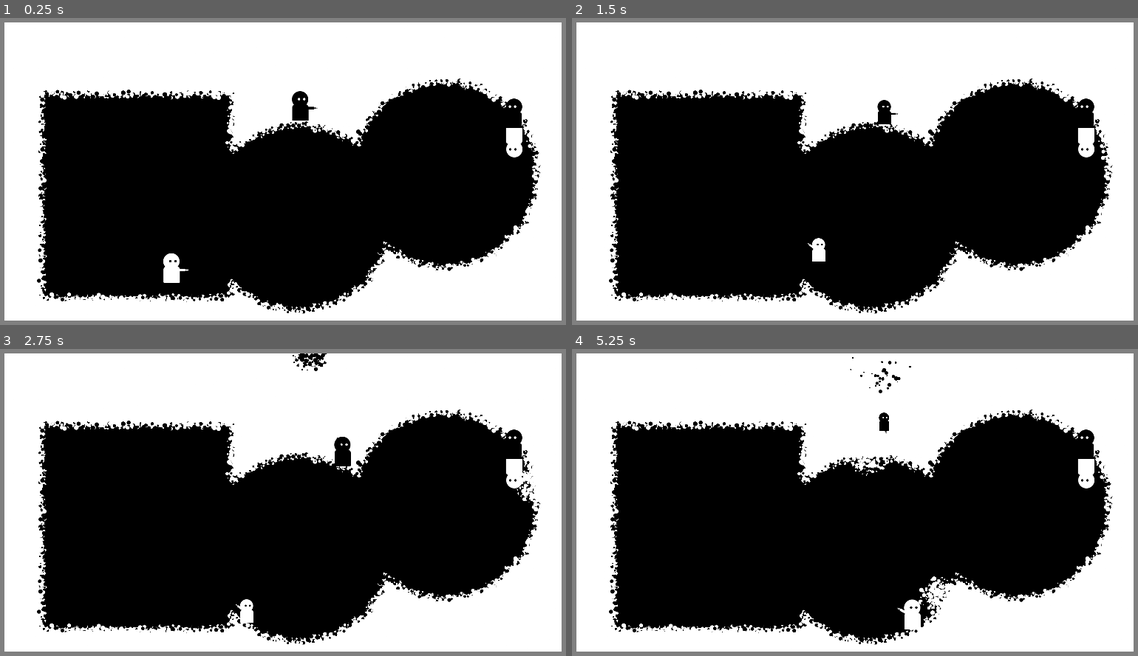
Above: before the commit, frames 1-4 (two rows, left to right).
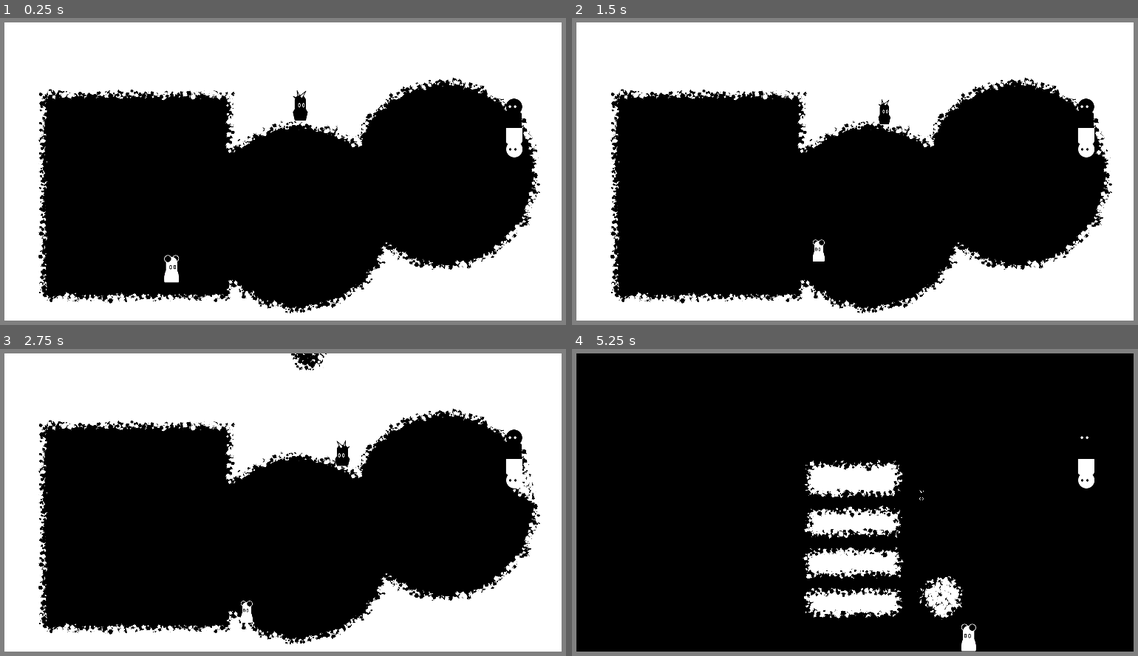
Above: after the commit, the same moments.

Repository: RobotRamen/margin
Game: Godot game, scene res://level_0.tscn
Same seed, same stepped clock (60 frames per second), same inputs: the game is played once before the commit and once after it. This scene is started directly instead of the project's main scene.
Inputs (mouse positions are in pixels of both pictures, inside the frame that each line leads up to):
- Up to frame 1 (0.25 s): no input
- Up to frame 2 (1.5 s): move the mouse to (985, 156) at 0.52 s; hold D (right_0) from 0.53 s (still down); tap Ctrl (restore_0) at 0.6 s; click (985, 156) at 0.67 s; tap Space (jump_0) at 0.77 s; move the mouse to (736, 186) at 1.27 s; tap E (switch) at 1.35 s; click (736, 186) at 1.42 s
- Up to frame 3 (2.75 s): tap Space (jump_0) at 1.52 s; move the mouse to (339, 428) at 2.02 s; release D (right_0) at 2.03 s; hold A (left_0) from 2.03 s (still down); tap Ctrl (restore_0) at 2.1 s; click (339, 428) at 2.17 s
- Up to frame 4 (5.25 s): move the mouse to (826, 570) at 2.77 s; release A (left_0) at 2.78 s; hold D (right_0) 2.78-4.28 s; tap E (switch) at 2.85, 4.35 s; click (826, 570) at 2.92 s; tap Space (jump_0) at 3.02, 3.77, 4.52 s; move the mouse to (1030, 551) at 3.52 s; tap Ctrl (restore_0) at 3.6, 5.1 s; click (1030, 551) at 3.67 s; tap L (restart, bound only after the commit) at 4.15 s; move the mouse to (679, 453) at 4.27 s; hold A (left_0) 4.28-5.03 s; click (679, 453) at 4.42 s; move the mouse to (883, 502) at 5.02 s; hold D (right_0) from 5.03 s (still down); click (883, 502) at 5.17 s

The runs differ from the first frame. In frame 1, 3.5% of the frame differs, in the area x 6-96%, y 19-97%; in frame 2, 3.4%; in frame 3, 3.7%; in frame 4, 51%, in the area x 0-100%, y 1-99%.
Error after the commit: Cannot call method 'queue_free' on a null value. (res://game_master.gd:46)

Commit message:
sprites galore

Diff:
--- a/black_character.tscn
+++ b/black_character.tscn
@@ -1,10 +1,135 @@
-[gd_scene load_steps=7 format=3 uid="uid://ifcwoqitdrfq"]
+[gd_scene load_steps=25 format=3 uid="uid://ifcwoqitdrfq"]
 
-[ext_resource type="Texture2D" uid="uid://enohvkaq7lav" path="res://sprites/black_character.png" id="1_7k157"]
 [ext_resource type="Script" path="res://character.gd" id="1_ua88i"]
 [ext_resource type="PackedScene" uid="uid://c27uvkw2iydq7" path="res://black_restore.tscn" id="2_chcwf"]
 [ext_resource type="PackedScene" uid="uid://ciuyd6yrfjx1r" path="res://black_bullet.tscn" id="3_0drrl"]
 [ext_resource type="Texture2D" uid="uid://bycbehdgiewfb" path="res://sprites/black_gun.png" id="3_v2tkx"]
+[ext_resource type="Texture2D" uid="uid://dyfpcurwuqi8b" path="res://sprites/kiki_walk_sprite_sheet_v1.png" id="4_hhjog"]
+[ext_resource type="Texture2D" uid="uid://c2h8mx7ljaxbg" path="res://sprites/kiki walk v2.png" id="5_01mhd"]
+[ext_resource type="Texture2D" uid="uid://4ut3auh1u6rv" path="res://sprites/kiki jump.png" id="5_7w3n5"]
+
+[sub_resource type="AtlasTexture" id="AtlasTexture_h3cao"]
+atlas = ExtResource("4_hhjog")
+region = Rect2(0, 0, 51, 101)
+
+[sub_resource type="AtlasTexture" id="AtlasTexture_ngm8o"]
+atlas = ExtResource("5_7w3n5")
+region = Rect2(0, 0, 50, 101)
+
+[sub_resource type="AtlasTexture" id="AtlasTexture_c26k6"]
+atlas = ExtResource("5_7w3n5")
+region = Rect2(50, 0, 50, 101)
+
+[sub_resource type="AtlasTexture" id="AtlasTexture_tv5kw"]
+atlas = ExtResource("5_7w3n5")
+region = Rect2(100, 0, 50, 101)
+
+[sub_resource type="AtlasTexture" id="AtlasTexture_2wolx"]
+atlas = ExtResource("5_7w3n5")
+region = Rect2(150, 0, 50, 101)
+
+[sub_resource type="AtlasTexture" id="AtlasTexture_35hj6"]
+atlas = ExtResource("5_01mhd")
+region = Rect2(0, 0, 50, 101)
+
+[sub_resource type="AtlasTexture" id="AtlasTexture_5mn3w"]
+atlas = ExtResource("5_01mhd")
+region = Rect2(50, 0, 50, 101)
+
+[sub_resource type="AtlasTexture" id="AtlasTexture_cvfu6"]
+atlas = ExtResource("5_01mhd")
+region = Rect2(100, 0, 50, 101)
+
+[sub_resource type="AtlasTexture" id="AtlasTexture_n0eig"]
+atlas = ExtResource("5_01mhd")
+region = Rect2(150, 0, 50, 101)
+
+[sub_resource type="AtlasTexture" id="AtlasTexture_tk7kg"]
+atlas = ExtResource("5_01mhd")
+region = Rect2(200, 0, 50, 101)
+
+[sub_resource type="AtlasTexture" id="AtlasTexture_nfhcs"]
+atlas = ExtResource("5_01mhd")
+region = Rect2(250, 0, 50, 101)
+
+[sub_resource type="AtlasTexture" id="AtlasTexture_lrete"]
+atlas = ExtResource("5_01mhd")
+region = Rect2(300, 0, 50, 101)
+
+[sub_resource type="AtlasTexture" id="AtlasTexture_qv27j"]
+atlas = ExtResource("5_01mhd")
+region = Rect2(350, 0, 50, 101)
+
+[sub_resource type="AtlasTexture" id="AtlasTexture_nkj1k"]
+atlas = ExtResource("5_01mhd")
+region = Rect2(400, 0, 50, 101)
+
+[sub_resource type="AtlasTexture" id="AtlasTexture_2fa02"]
+atlas = ExtResource("5_01mhd")
+region = Rect2(450, 0, 50, 101)
+
+[sub_resource type="SpriteFrames" id="SpriteFrames_u4axg"]
+animations = [{
+"frames": [{
+"duration": 1.0,
+"texture": SubResource("AtlasTexture_h3cao")
+}],
+"loop": true,
+"name": &"Idle",
+"speed": 5.0
+}, {
+"frames": [{
+"duration": 1.0,
+"texture": SubResource("AtlasTexture_ngm8o")
+}, {
+"duration": 1.0,
+"texture": SubResource("AtlasTexture_c26k6")
+}, {
+"duration": 1.0,
+"texture": SubResource("AtlasTexture_tv5kw")
+}, {
+"duration": 1.0,
+"texture": SubResource("AtlasTexture_2wolx")
+}],
+"loop": true,
+"name": &"Jump",
+"speed": 15.0
+}, {
+"frames": [{
+"duration": 1.0,
+"texture": SubResource("AtlasTexture_35hj6")
+}, {
+"duration": 1.0,
+"texture": SubResource("AtlasTexture_5mn3w")
+}, {
+"duration": 1.0,
+"texture": SubResource("AtlasTexture_cvfu6")
+}, {
+"duration": 1.0,
+"texture": SubResource("AtlasTexture_n0eig")
+}, {
+"duration": 1.0,
+"texture": SubResource("AtlasTexture_tk7kg")
+}, {
+"duration": 1.0,
+"texture": SubResource("AtlasTexture_nfhcs")
+}, {
+"duration": 1.0,
+"texture": SubResource("AtlasTexture_lrete")
+}, {
+"duration": 1.0,
+"texture": SubResource("AtlasTexture_qv27j")
+}, {
+"duration": 1.0,
+"texture": SubResource("AtlasTexture_nkj1k")
+}, {
+"duration": 1.0,
+"texture": SubResource("AtlasTexture_2fa02")
+}],
+"loop": true,
+"name": &"Walk",
+"speed": 20.0
+}]
 
 [sub_resource type="CapsuleShape2D" id="CapsuleShape2D_hjqet"]
 radius = 25.0
@@ -21,15 +146,18 @@
 restore_scene = ExtResource("2_chcwf")
 bullet_scene = ExtResource("3_0drrl")
 
-[node name="Sprite2D" type="Sprite2D" parent="."]
+[node name="AnimatedSprite2D" type="AnimatedSprite2D" parent="."]
 position = Vector2(0, -50)
-texture = ExtResource("1_7k157")
+sprite_frames = SubResource("SpriteFrames_u4axg")
+animation = &"Jump"
 
 [node name="CollisionShape2D" type="CollisionShape2D" parent="."]
+visible = false
 position = Vector2(0, -48)
 shape = SubResource("CapsuleShape2D_hjqet")
 
 [node name="gun" type="Sprite2D" parent="."]
+visible = false
 position = Vector2(0, -41)
 texture = ExtResource("3_v2tkx")
 offset = Vector2(30, 0)
@@ -47,3 +175,11 @@
 
 [node name="switch sound" type="AudioStreamPlayer" parent="."]
 max_polyphony = 100
+
+[node name="ColorRect" type="ColorRect" parent="."]
+visible = false
+z_index = -3
+offset_left = -68.0
+offset_top = -149.0
+offset_right = 72.0
+offset_bottom = 39.0
--- a/black_restore.gd
+++ b/black_restore.gd
@@ -1,5 +1,5 @@
 extends Area2D
-
+@onready var sprite_2d = $Sprite2D
 @onready var black_character = $"../blackCharacter"
 const final_speed = 1000
 var speed = 1
@@ -7,6 +7,7 @@
 func _ready():
 	var initial_direction = Vector2(randf_range(-1,1), randf_range(-1,1)).normalized()
 	direction = initial_direction
+	sprite_2d.rotation = randf_range(0, 10)
 
 func _physics_process(delta):
 	var direction_to_character : Vector2 = (black_character.position + Vector2(0,-50)*black_character.scale.x) - position
@@ -14,6 +15,7 @@
 	direction = ((direction_to_character + direction*3)/4).normalized()
 	speed = (speed*4 + final_speed)/5
 	position += direction * delta * speed
+	sprite_2d.rotation = randf_range(0, 10)
 
 	if get_overlapping_bodies():
 		black_character.on_restore_pickup()
--- a/black_restore.tscn
+++ b/black_restore.tscn
@@ -1,7 +1,7 @@
 [gd_scene load_steps=4 format=3 uid="uid://c27uvkw2iydq7"]
 
 [ext_resource type="Script" path="res://black_restore.gd" id="1_vp61q"]
-[ext_resource type="Texture2D" uid="uid://csxeedq75ib36" path="res://sprites/white_circle.png" id="2_5k0yh"]
+[ext_resource type="Texture2D" uid="uid://c46cp6csvrorr" path="res://sprites/pixel.png" id="2_jmln2"]
 
 [sub_resource type="CircleShape2D" id="CircleShape2D_ypcwo"]
 radius = 5.0
@@ -14,7 +14,7 @@
 
 [node name="Sprite2D" type="Sprite2D" parent="."]
 modulate = Color(0, 0, 0, 1)
-texture = ExtResource("2_5k0yh")
+texture = ExtResource("2_jmln2")
 
 [node name="CollisionShape2D" type="CollisionShape2D" parent="."]
 shape = SubResource("CircleShape2D_ypcwo")
--- a/character.gd
+++ b/character.gd
@@ -44,6 +44,7 @@
 @onready var recall_sound = $"recall sound"
 @onready var recall_pickup_sound = $"recall pickup sound"
 @onready var switch_sound = $"switch sound"
+@onready var animated_sprite_2d = $AnimatedSprite2D
 
 
 func _ready():
@@ -62,9 +63,14 @@
 	if not is_on_floor():
 		velocity.y += gravity * delta
 
+	#if is_on_floor() and animated_sprite_2d.animation == "Jump":
+		#animated_sprite_2d.play("Idle")
+
+
 	# Handle Jump.
 	if Input.is_action_just_pressed(jump_b) and is_on_floor():
 		velocity.y = JUMP_VELOCITY
+		animated_sprite_2d.play("Jump")
 
 	if Input.is_action_just_pressed(restore_b):
 		restore()
@@ -95,6 +101,18 @@
 
 	if Input.is_action_just_pressed(shoot_b):
 		fire(gun.global_position + 600 * Vector2.from_angle(gun.rotation))
+
+	print(look_direction)
+
+	if look_direction.x < 0:
+		animated_sprite_2d.flip_h = true
+	elif look_direction.x > 0:
+		animated_sprite_2d.flip_h = false
+
+	if direction != 0 and !is_on_floor():
+		animated_sprite_2d.play("Walk")
+	elif !is_on_floor():
+		animated_sprite_2d.play("Idle")
 
 	move_and_slide()
 
@@ -104,6 +122,10 @@
 			fire(event.position)
 	elif event is InputEventMouseMotion and controlled_by_0:
 		gun.look_at(event.position)
+		if event.position.x - global_position.x < 0:
+			animated_sprite_2d.flip_h = true
+		else:
+			animated_sprite_2d.flip_h = false
 
 func fire(mouse_position):
 	if scale - (size_increment/2)  <= min_size:
--- a/game_master.gd
+++ b/game_master.gd
@@ -40,7 +40,6 @@
 		white_exit = false
 	else:
 		black_exit = false
-	pass
 
 
 func delete_level(level : Node):
@@ -57,3 +56,8 @@
 
 func spawn_clear():
 	add_sibling(LEVEL_CLEAR.instantiate())
+
+func _unhandled_input(event):
+	if event.is_action("restart"):
+		current_level_index -= 1
+		clear_level()
--- a/game_master.tscn
+++ b/game_master.tscn
@@ -1,6 +1,7 @@
-[gd_scene load_steps=7 format=3 uid="uid://0hngokke8r1v"]
+[gd_scene load_steps=8 format=3 uid="uid://0hngokke8r1v"]
 
 [ext_resource type="Script" path="res://game_master.gd" id="1_xp3r1"]
+[ext_resource type="PackedScene" uid="uid://din18da3xggj" path="res://level_menu.tscn" id="2_4o8qf"]
 [ext_resource type="PackedScene" uid="uid://cjcttugw0uh2p" path="res://level_0.tscn" id="2_mj0lf"]
 [ext_resource type="PackedScene" uid="uid://dprm6hyb6k4yf" path="res://level_tutorial.tscn" id="3_t6p1j"]
 [ext_resource type="PackedScene" uid="uid://hpkiewx83nq2" path="res://level_fetch_quest.tscn" id="4_efjal"]
@@ -9,7 +10,7 @@
 
 [node name="game master" type="Node"]
 script = ExtResource("1_xp3r1")
-levels = Array[PackedScene]([ExtResource("2_mj0lf"), ExtResource("3_t6p1j"), ExtResource("4_efjal"), ExtResource("5_1w04x"), ExtResource("5_scnkc")])
+levels = Array[PackedScene]([ExtResource("2_mj0lf"), ExtResource("3_t6p1j"), ExtResource("4_efjal"), ExtResource("5_1w04x"), ExtResource("5_scnkc"), ExtResource("2_4o8qf")])
 
 [node name="game music" type="AudioStreamPlayer" parent="."]
 
--- /dev/null
+++ b/level_menu.tscn
@@ -0,0 +1,51 @@
+[gd_scene load_steps=6 format=3 uid="uid://din18da3xggj"]
+
+[ext_resource type="PackedScene" uid="uid://bxvj02pacs423" path="res://black_start.tscn" id="4_vmrrl"]
+
+[sub_resource type="RectangleShape2D" id="RectangleShape2D_pnm2i"]
+size = Vector2(827, 1158.5)
+
+[sub_resource type="RectangleShape2D" id="RectangleShape2D_wn6d5"]
+size = Vector2(437, 43.25)
+
+[sub_resource type="RectangleShape2D" id="RectangleShape2D_u85vy"]
+size = Vector2(900, 307.375)
+
+[sub_resource type="RectangleShape2D" id="RectangleShape2D_gc3w4"]
+size = Vector2(900, 515.688)
+
+[node name="level_1" type="Node2D"]
+
+[node name="Camera2D" type="Camera2D" parent="."]
+anchor_mode = 0
+
+[node name="black_start" parent="." instance=ExtResource("4_vmrrl")]
+collision_layer = 0
+
+[node name="CollisionShape2D7" type="CollisionShape2D" parent="black_start"]
+position = Vector2(383.5, 550.75)
+shape = SubResource("RectangleShape2D_pnm2i")
+
+[node name="CollisionShape2D3" type="CollisionShape2D" parent="black_start"]
+position = Vector2(956, 797)
+shape = SubResource("RectangleShape2D_wn6d5")
+
+[node name="CollisionShape2D4" type="CollisionShape2D" parent="black_start"]
+position = Vector2(955, 670)
+shape = SubResource("RectangleShape2D_wn6d5")
+
+[node name="CollisionShape2D5" type="CollisionShape2D" parent="black_start"]
+position = Vector2(952, 540)
+shape = SubResource("RectangleShape2D_wn6d5")
+
+[node name="CollisionShape2D8" type="CollisionShape2D" parent="black_start"]
+position = Vector2(1524, 561)
+shape = SubResource("RectangleShape2D_pnm2i")
+
+[node name="CollisionShape2D9" type="CollisionShape2D" parent="black_start"]
+position = Vector2(959, 1065)
+shape = SubResource("RectangleShape2D_u85vy")
+
+[node name="CollisionShape2D10" type="CollisionShape2D" parent="black_start"]
+position = Vector2(980, 153)
+shape = SubResource("RectangleShape2D_gc3w4")
--- a/pixel.tscn
+++ b/pixel.tscn
@@ -1,6 +1,6 @@
 [gd_scene load_steps=3 format=3 uid="uid://c3n61u0xg3gqj"]
 
-[ext_resource type="Texture2D" uid="uid://csxeedq75ib36" path="res://sprites/white_circle.png" id="1_pniq6"]
+[ext_resource type="Texture2D" uid="uid://c46cp6csvrorr" path="res://sprites/pixel.png" id="1_jmnpl"]
 
 [sub_resource type="CircleShape2D" id="CircleShape2D_xkaoa"]
 radius = 9.0
@@ -15,24 +15,24 @@
 
 [node name="side_sprite2" type="Sprite2D" parent="side_sprites"]
 position = Vector2(-44.8, -38.4)
-texture = ExtResource("1_pniq6")
+texture = ExtResource("1_jmnpl")
 
 [node name="side_sprite3" type="Sprite2D" parent="side_sprites"]
 position = Vector2(-38.4, 9.6)
-texture = ExtResource("1_pniq6")
+texture = ExtResource("1_jmnpl")
 
 [node name="side_sprite4" type="Sprite2D" parent="side_sprites"]
 position = Vector2(19.2, -51.2)
-texture = ExtResource("1_pniq6")
+texture = ExtResource("1_jmnpl")
 
 [node name="side_sprite5" type="Sprite2D" parent="side_sprites"]
 position = Vector2(22.4, 6.4)
-texture = ExtResource("1_pniq6")
+texture = ExtResource("1_jmnpl")
 
 [node name="main_sprite" type="Sprite2D" parent="."]
 z_index = -2
 scale = Vector2(1.5, 1.5)
-texture = ExtResource("1_pniq6")
+texture = ExtResource("1_jmnpl")
 
 [node name="CollisionShape2D" type="CollisionShape2D" parent="."]
 shape = SubResource("CircleShape2D_xkaoa")
--- a/pixeller.gd
+++ b/pixeller.gd
@@ -14,6 +14,7 @@
 				new_pixel.position = Vector2(i*pixel_density+pixel_density/2.0 + 50,j*pixel_density+pixel_density/2.0 + 50)
 				for side_sprite : CanvasItem in new_pixel.get_node("side_sprites").get_children():
 						side_sprite.position += Vector2(randf_range(-10., +10.),randf_range(-10., +10.))
+						side_sprite.rotation = randf_range(0, 4)
 						side_sprite.scale *= randf_range(.5, 3.5)
 						side_sprite.z_index = randi_range(-1,1)
 				new_pixel.rotate(deg_to_rad(randf_range(0., 360.)))
--- a/project.godot
+++ b/project.godot
@@ -150,6 +150,18 @@
 , Object(InputEventJoypadButton,"resource_local_to_scene":false,"resource_name":"","device":-1,"button_index":3,"pressure":0.0,"pressed":true,"script":null)
 ]
 }
+restart={
+"deadzone": 0.5,
+"events": [Object(InputEventKey,"resource_local_to_scene":false,"resource_name":"","device":-1,"window_id":0,"alt_pressed":false,"shift_pressed":false,"ctrl_pressed":false,"meta_pressed":false,"pressed":false,"keycode":0,"physical_keycode":76,"key_label":0,"unicode":108,"echo":false,"script":null)
+, Object(InputEventJoypadButton,"resource_local_to_scene":false,"resource_name":"","device":-1,"button_index":4,"pressure":0.0,"pressed":true,"script":null)
+]
+}
+Pause={
+"deadzone": 0.5,
+"events": [Object(InputEventKey,"resource_local_to_scene":false,"resource_name":"","device":-1,"window_id":0,"alt_pressed":false,"shift_pressed":false,"ctrl_pressed":false,"meta_pressed":false,"pressed":false,"keycode":0,"physical_keycode":4194305,"key_label":0,"unicode":0,"echo":false,"script":null)
+, Object(InputEventJoypadButton,"resource_local_to_scene":false,"resource_name":"","device":-1,"button_index":6,"pressure":0.0,"pressed":true,"script":null)
+]
+}
 
 [layer_names]
 
--- a/white_character.tscn
+++ b/white_character.tscn
@@ -1,8 +1,99 @@
-[gd_scene load_steps=5 format=3 uid="uid://igk0gdcmonds"]
+[gd_scene load_steps=18 format=3 uid="uid://igk0gdcmonds"]
 
 [ext_resource type="Script" path="res://character.gd" id="1_3kvgn"]
-[ext_resource type="Texture2D" uid="uid://c8ea7q0e2nokf" path="res://sprites/white_character.png" id="2_s0c0n"]
+[ext_resource type="Texture2D" uid="uid://ds0mqmjlrnu0" path="res://sprites/Bouba_walk_sprite_sheet_v1.png" id="2_d1keo"]
 [ext_resource type="Texture2D" uid="uid://bubklwa63xbgh" path="res://sprites/white_gun.png" id="3_18c34"]
+[ext_resource type="Texture2D" uid="uid://wwb28fkns5fu" path="res://sprites/bouba walk v2.png" id="3_knkvv"]
+
+[sub_resource type="AtlasTexture" id="AtlasTexture_vpek4"]
+atlas = ExtResource("2_d1keo")
+region = Rect2(0, 0, 51, 101)
+
+[sub_resource type="AtlasTexture" id="AtlasTexture_girnu"]
+atlas = ExtResource("3_knkvv")
+region = Rect2(0, 0, 50, 101)
+
+[sub_resource type="AtlasTexture" id="AtlasTexture_2dh7y"]
+atlas = ExtResource("3_knkvv")
+region = Rect2(50, 0, 50, 101)
+
+[sub_resource type="AtlasTexture" id="AtlasTexture_lfko4"]
+atlas = ExtResource("3_knkvv")
+region = Rect2(100, 0, 50, 101)
+
+[sub_resource type="AtlasTexture" id="AtlasTexture_b5n6t"]
+atlas = ExtResource("3_knkvv")
+region = Rect2(150, 0, 50, 101)
+
+[sub_resource type="AtlasTexture" id="AtlasTexture_hof05"]
+atlas = ExtResource("3_knkvv")
+region = Rect2(200, 0, 50, 101)
+
+[sub_resource type="AtlasTexture" id="AtlasTexture_tundj"]
+atlas = ExtResource("3_knkvv")
+region = Rect2(250, 0, 50, 101)
+
+[sub_resource type="AtlasTexture" id="AtlasTexture_ejk5w"]
+atlas = ExtResource("3_knkvv")
+region = Rect2(300, 0, 50, 101)
+
+[sub_resource type="AtlasTexture" id="AtlasTexture_j2l5f"]
+atlas = ExtResource("3_knkvv")
+region = Rect2(350, 0, 50, 101)
+
+[sub_resource type="AtlasTexture" id="AtlasTexture_ywbur"]
+atlas = ExtResource("3_knkvv")
+region = Rect2(400, 0, 50, 101)
+
+[sub_resource type="AtlasTexture" id="AtlasTexture_hx6mr"]
+atlas = ExtResource("3_knkvv")
+region = Rect2(450, 0, 50, 101)
+
+[sub_resource type="SpriteFrames" id="SpriteFrames_khvge"]
+animations = [{
+"frames": [{
+"duration": 1.0,
+"texture": SubResource("AtlasTexture_vpek4")
+}],
+"loop": true,
+"name": &"Idle",
+"speed": 5.0
+}, {
+"frames": [{
+"duration": 1.0,
+"texture": SubResource("AtlasTexture_girnu")
+}, {
+"duration": 1.0,
+"texture": SubResource("AtlasTexture_2dh7y")
+}, {
+"duration": 1.0,
+"texture": SubResource("AtlasTexture_lfko4")
+}, {
+"duration": 1.0,
+"texture": SubResource("AtlasTexture_b5n6t")
+}, {
+"duration": 1.0,
+"texture": SubResource("AtlasTexture_hof05")
+}, {
+"duration": 1.0,
+"texture": SubResource("AtlasTexture_tundj")
+}, {
+"duration": 1.0,
+"texture": SubResource("AtlasTexture_ejk5w")
+}, {
+"duration": 1.0,
+"texture": SubResource("AtlasTexture_j2l5f")
+}, {
+"duration": 1.0,
+"texture": SubResource("AtlasTexture_ywbur")
+}, {
+"duration": 1.0,
+"texture": SubResource("AtlasTexture_hx6mr")
+}],
+"loop": true,
+"name": &"Walk",
+"speed": 20.0
+}]
 
 [sub_resource type="CapsuleShape2D" id="CapsuleShape2D_66t2t"]
 radius = 25.0
@@ -13,15 +104,18 @@
 collision_layer = 8
 script = ExtResource("1_3kvgn")
 
-[node name="Sprite2D" type="Sprite2D" parent="."]
+[node name="AnimatedSprite2D" type="AnimatedSprite2D" parent="."]
 position = Vector2(0, -50)
-texture = ExtResource("2_s0c0n")
+sprite_frames = SubResource("SpriteFrames_khvge")
+animation = &"Walk"
+autoplay = "Walk"
 
 [node name="CollisionShape2D" type="CollisionShape2D" parent="."]
 position = Vector2(0, -48)
 shape = SubResource("CapsuleShape2D_66t2t")
 
 [node name="gun" type="Sprite2D" parent="."]
+visible = false
 position = Vector2(0, -41)
 texture = ExtResource("3_18c34")
 offset = Vector2(30, 0)
--- a/white_restore.gd
+++ b/white_restore.gd
@@ -1,5 +1,5 @@
 extends Area2D
-
+@onready var sprite_2d = $Sprite2D
 @onready var white_character = $"../whiteCharacter"
 const final_speed = 1000
 var speed = 1
@@ -7,6 +7,7 @@
 func _ready():
 	var initial_direction = Vector2(randf_range(-1,1), randf_range(-1,1)).normalized()
 	direction = initial_direction
+	sprite_2d.rotation = randf_range(0, 10)
 
 func _physics_process(delta):
 	var direction_to_character : Vector2 = (white_character.position + Vector2(0,-50)*white_character.scale.x) - position
@@ -14,6 +15,7 @@
 	direction = ((direction_to_character + direction*3)/4).normalized()
 	speed = (speed*4 + final_speed)/5
 	position += direction * delta * speed
+	sprite_2d.rotation = randf_range(0, 10)
 
 	if get_overlapping_bodies():
 		white_character.on_restore_pickup()
--- a/white_restore.tscn
+++ b/white_restore.tscn
@@ -1,7 +1,7 @@
 [gd_scene load_steps=4 format=3 uid="uid://crmtdoal11wr5"]
 
-[ext_resource type="Texture2D" uid="uid://csxeedq75ib36" path="res://sprites/white_circle.png" id="1_bjmm1"]
 [ext_resource type="Script" path="res://white_restore.gd" id="1_w2vv4"]
+[ext_resource type="Texture2D" uid="uid://c46cp6csvrorr" path="res://sprites/pixel.png" id="2_7pr5c"]
 
 [sub_resource type="CircleShape2D" id="CircleShape2D_ypcwo"]
 radius = 5.0
@@ -13,7 +13,7 @@
 script = ExtResource("1_w2vv4")
 
 [node name="Sprite2D" type="Sprite2D" parent="."]
-texture = ExtResource("1_bjmm1")
+texture = ExtResource("2_7pr5c")
 
 [node name="CollisionShape2D" type="CollisionShape2D" parent="."]
 shape = SubResource("CircleShape2D_ypcwo")
Binary file added: sprites/bouba walk v2.png
Not shown, added: sprites/bouba walk v2.png.import
Binary file added: sprites/kiki jump.png
Not shown, added: sprites/kiki jump.png.import
Binary file added: sprites/kiki walk v2.png
Not shown, added: sprites/kiki walk v2.png.import
Binary file added: sprites/kiki_walk _v2.png
Not shown, added: sprites/kiki_walk _v2.png.import
Binary file added: sprites/pixel.png
Not shown, added: sprites/pixel.png.import
